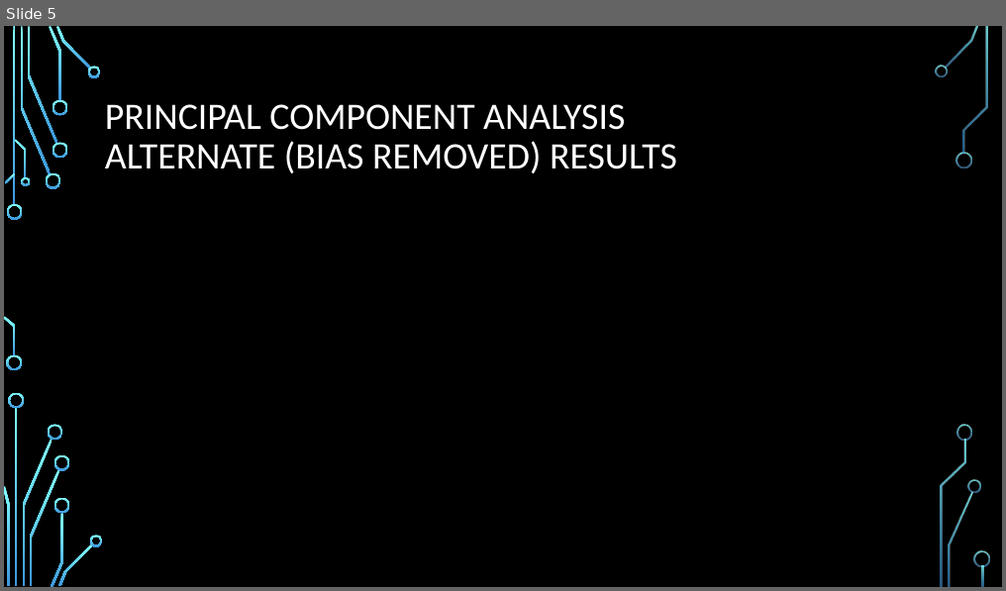
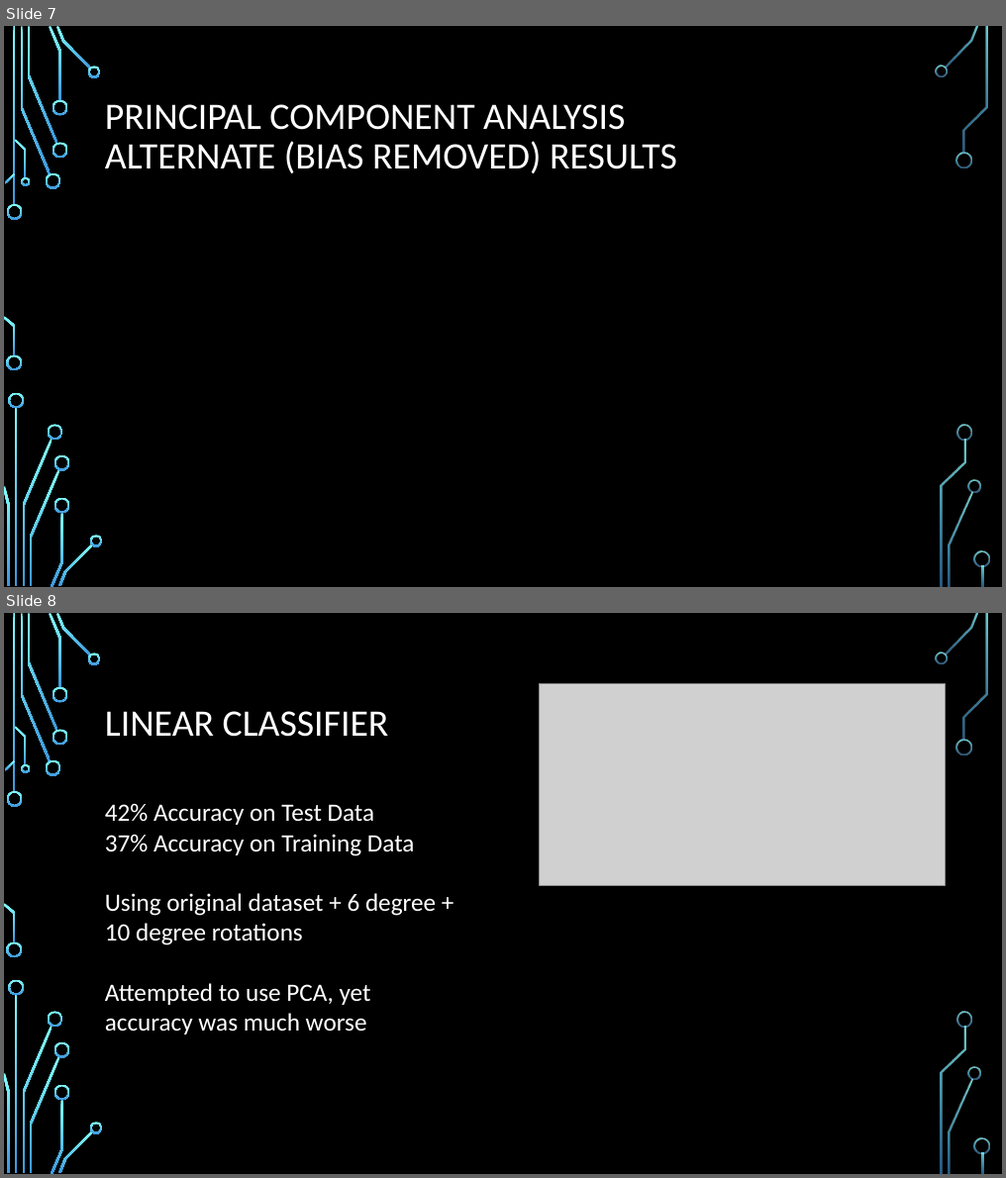
Before and after one commit to MR-KHILADI/Facial-Expression-Recognition, a slide deck: Final Project Draft.pptx. Shown one above the other, each under a label of ours: slide 5 before the commit, slides 7 and 8 after it. The pictures are 1006x591 and 1006x1178 pixels, drawn with LibreOffice and Linux fonts; fonts in the diff are those of the drawing; grey boxes stand for pictures; background and template pictures are left out. Boxes give left, top, right and bottom in pixels: in the first picture for what was removed or moved away, otherwise in the second. Text is boxed around its words. In the diff, an @@ line names an element or a change of style, - is before the commit and + after.

```diff
--- a/Final Project Draft.pptx
+++ b/Final Project Draft.pptx
@@ slide 8 added at (x1=4, y1=613, x2=1002, y2=1174), background picture (left out); not listed: 36 template elements that a slide beside it also shows @@
@@ picture added at (x1=540, y1=684, x2=945, y2=885) @@
@@ title added at (x1=105, y1=711, x2=389, y2=737), 36 pt, text #FFFFFF @@
+LINEAR CLASSIFIER
@@ text added at (x1=105, y1=804, x2=436, y2=1035), 24 pt, text #FFFFFF @@
+42% Accuracy on Test Data
+37% Accuracy on Training Data
+Using original dataset + 6 degree + 10 degree rotations
+Attempted to use PCA, yet accuracy was much worse
@@ what was slide 5 is now slide 7 @@
```
Also in this commit, not shown: 2 other slides added, 1 slide removed.
